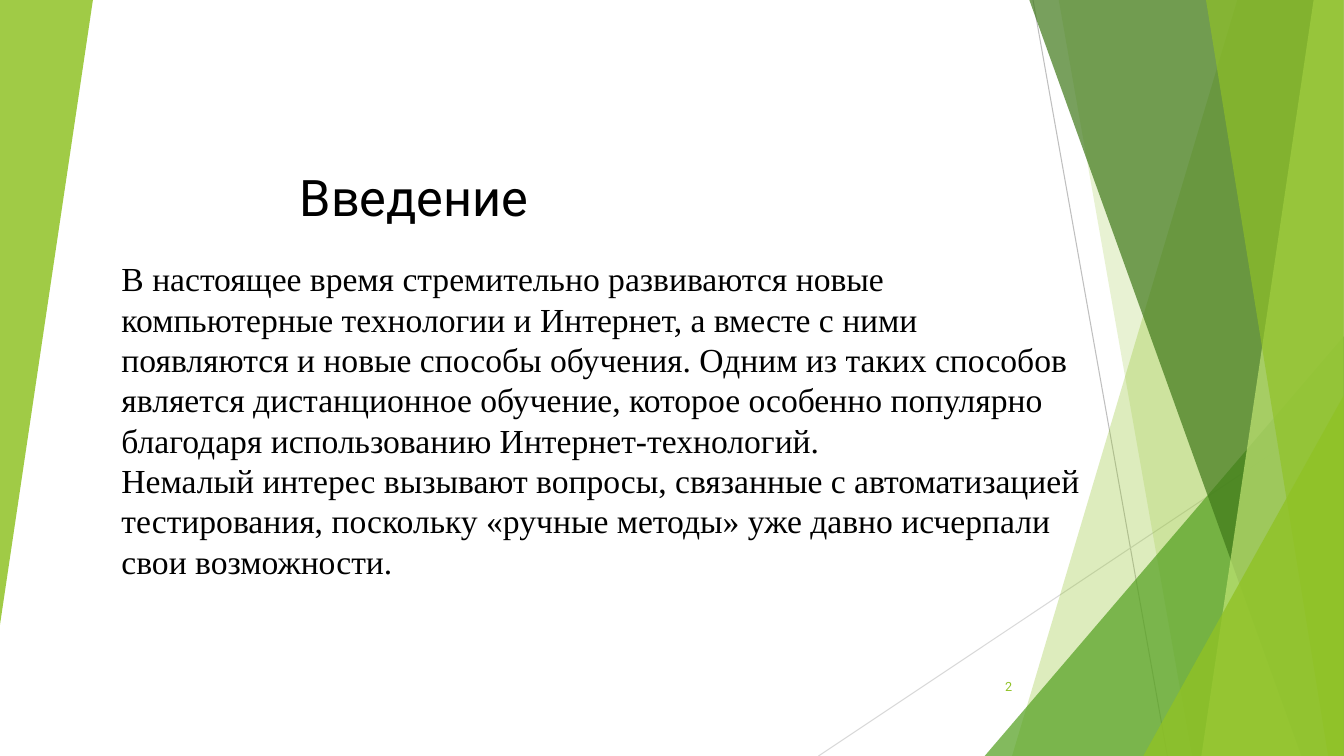
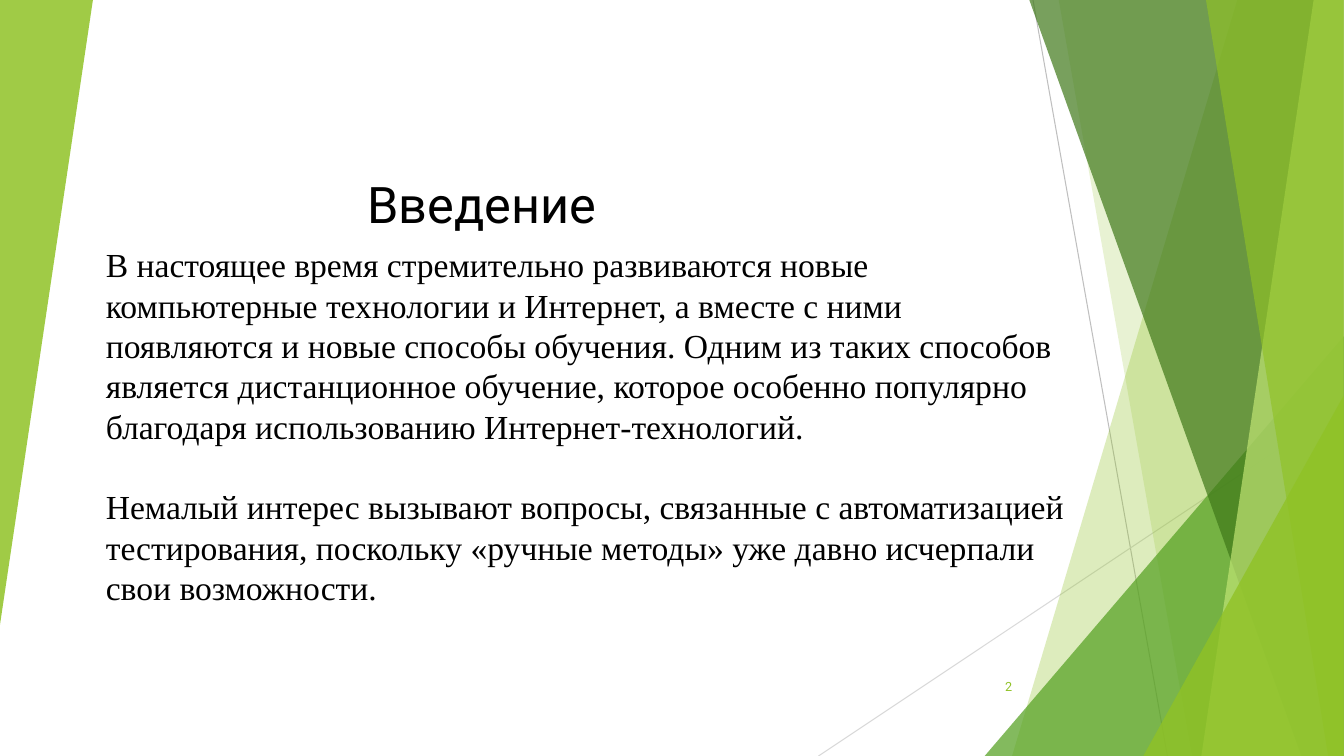
Before and after one commit to vakitari/prDipl, a slide deck: slide 2 of bas.pptx. Drawn at 1344x756 pixels with LibreOffice and Linux fonts; fonts in the diff are those of the drawing. Boxes give left, top, right and bottom in pixels: in the first picture for what was removed or moved away, otherwise in the second. Text is boxed around its words. In the diff, an @@ line names an element or a change of style, - is before the commit and + after.

```diff
--- a/bas.pptx
+++ b/bas.pptx
@@ text "Введение" moved from (x1=300, y1=180, x2=529, y2=224) to (x1=367, y1=187, x2=596, y2=231) @@
@@ text "В настоящее время стремительно развиваются ..." rewrapped from (x1=121, y1=269, x2=1079, y2=575) to (x1=106, y1=255, x2=1064, y2=601) @@
```
Also in this commit, not shown: 4 other slides changed, 6 slides added, 5 slides removed, 1 other file.
